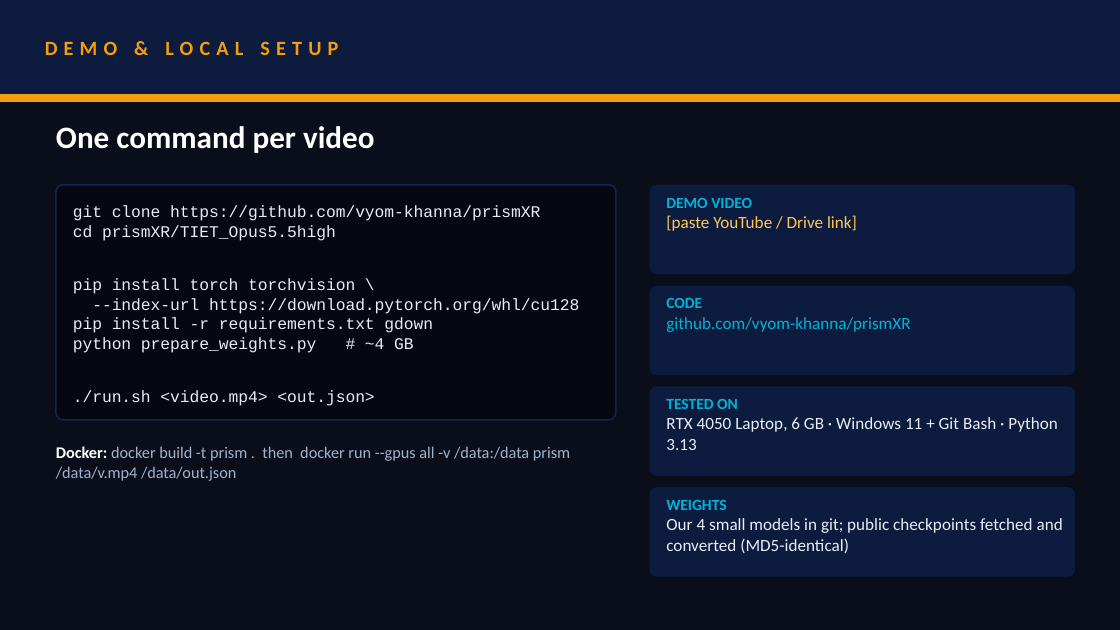
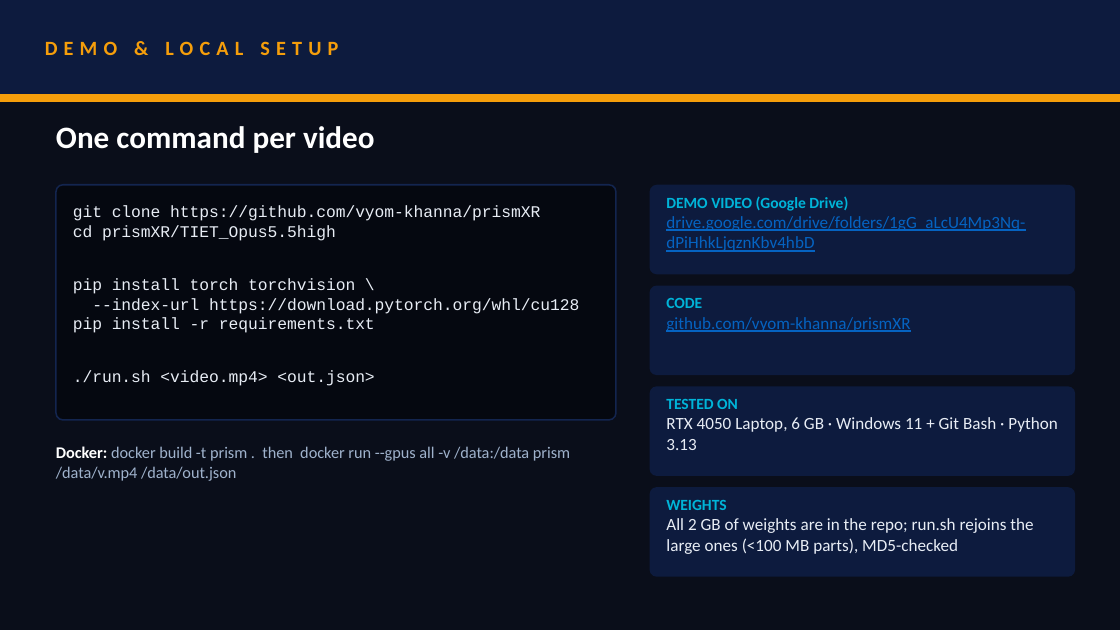
Before and after one commit to vyom-khanna/prismXR, a slide deck: slide 7 of TIET_Opus5.5high_Submission.pptx. Drawn at 1120x630 pixels with LibreOffice and Linux fonts; fonts in the diff are those of the drawing. Boxes give left, top, right and bottom in pixels: in the first picture for what was removed or moved away, otherwise in the second. Text is boxed around its words. In the diff, an @@ line names an element or a change of style, - is before the commit and + after.

```diff
--- a/TIET_Opus5.5high_Submission.pptx
+++ b/TIET_Opus5.5high_Submission.pptx
@@ text at [666,196,1025,252]: text changed; text colour #FFC857 to #0563C1 @@
-DEMO VIDEO
-[paste YouTube / Drive link]
+DEMO VIDEO (Google Drive)
+drive.google.com/drive/folders/1gG_aLcU4Mp3Nq-dPiHhkLjqznKbv4hbD
@@ text at [73,317,375,333]: text changed @@
-pip install -r requirements.txt gdown
-python prepare_weights.py # ~4 GB
+pip install -r requirements.txt
@@ text at [666,317,910,332]: text colour #00B4D8 to #0563C1, underline on in "github.com/vyom-khanna/prismXR" @@
@@ text at [666,518,1033,554]: text changed @@
-Our 4 small models in git; public checkpoints fetched and converted (MD5-identical)
+All 2 GB of weights are in the repo; run.sh rejoins the large ones (<100 MB parts), MD5-checked
```
Also in this commit, not shown: 1 other slide changed, 8 other files.
